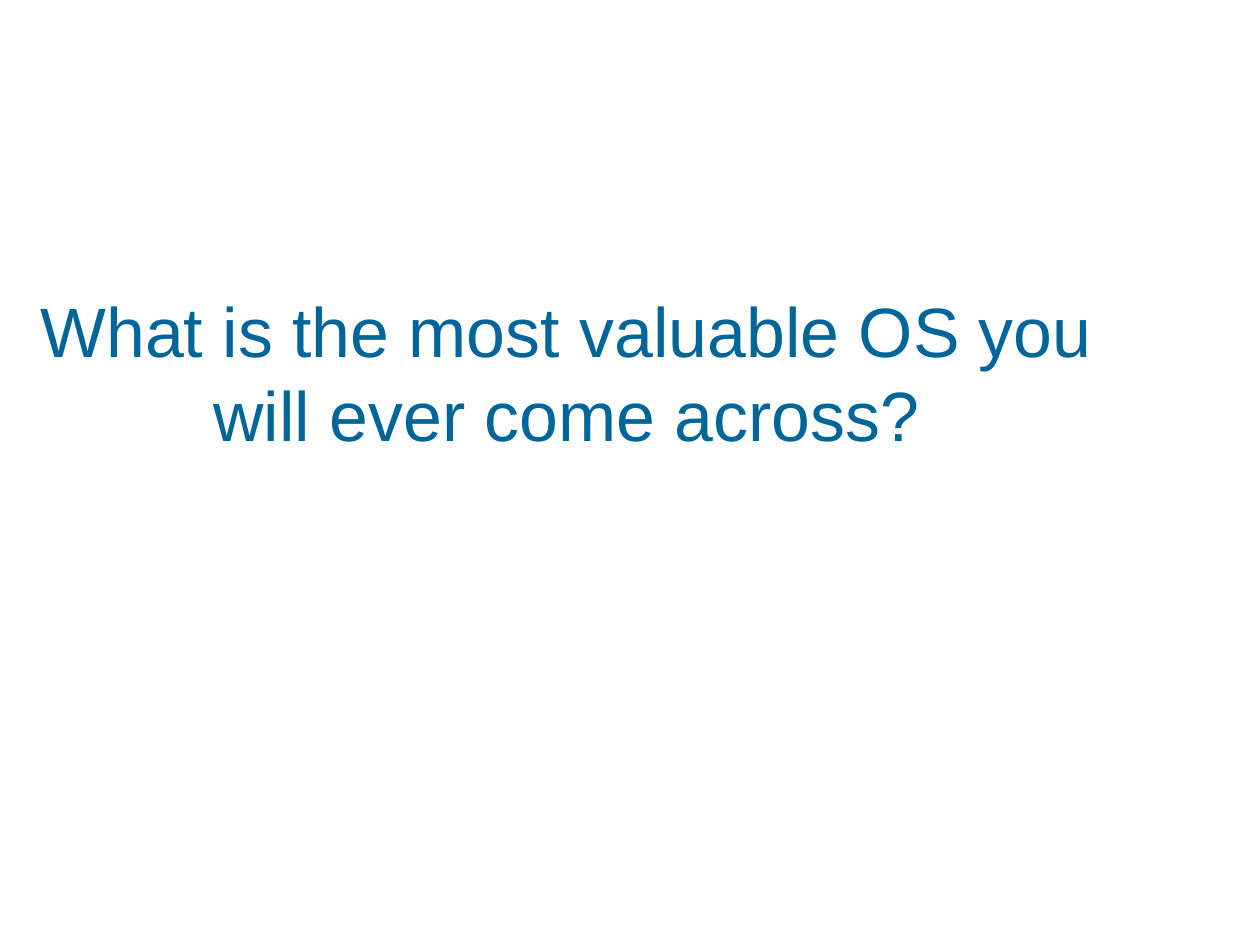
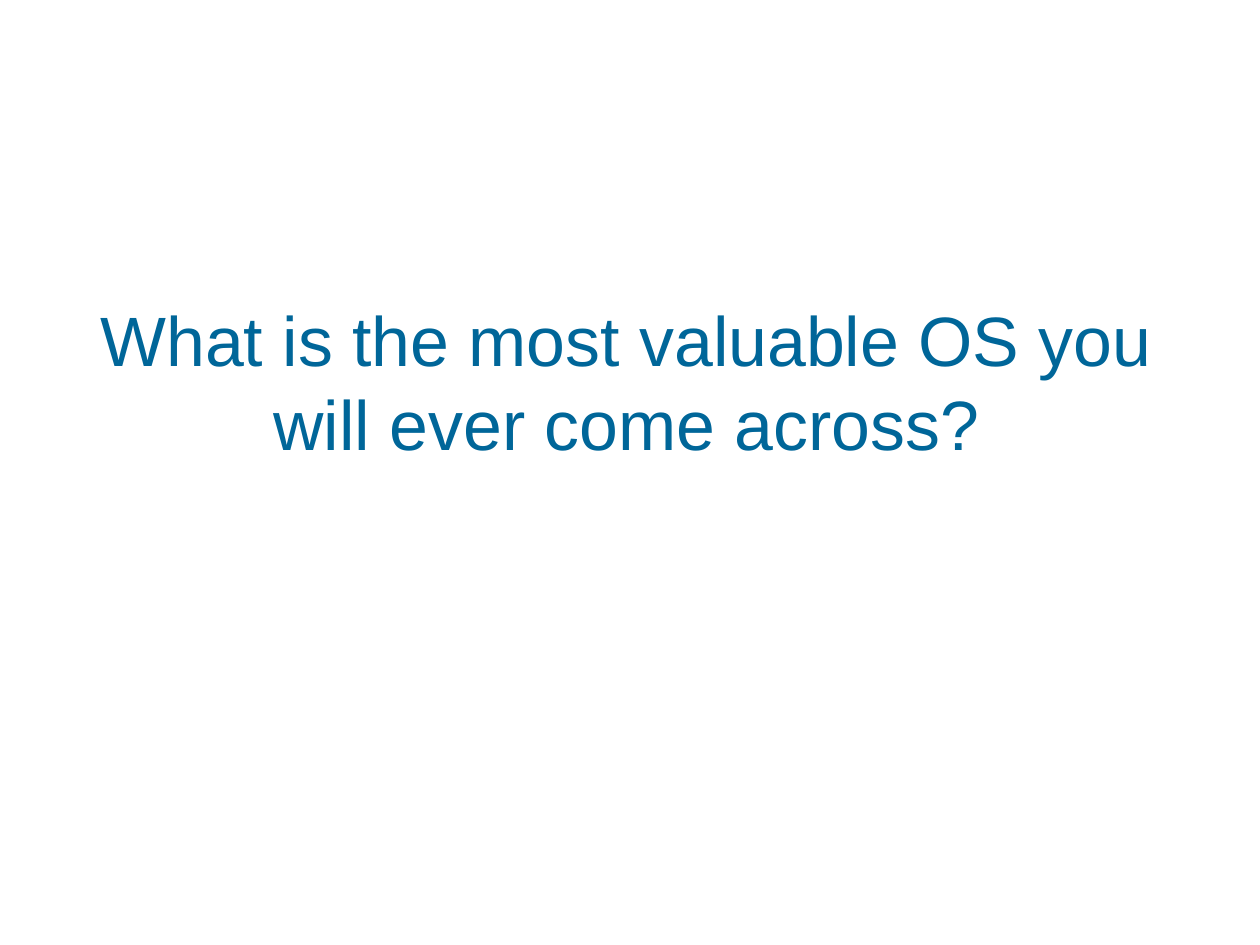
Before and after one commit to CSteigueber/watch-on-health, a slide deck: slide 1 of watch.odp. Drawn at 1260x945 pixels with LibreOffice and Linux fonts; fonts in the diff are those of the drawing; background and template pictures are left out. Boxes give left, top, right and bottom in pixels: in the first picture for what was removed or moved away, otherwise in the second. Text is boxed around its words. In the diff, an @@ line names an element or a change of style, - is before the commit and + after.

```diff
--- a/watch.odp
+++ b/watch.odp
@@ title "What is the most valuable ...": place and size @@
-title "What is the most valuable ..." at <box>40,306,1092,442</box>
+title "What is the most valuable ..." at <box>100,315,1152,451</box>
```
Also in this commit, not shown: 12 other slides changed, 1 slide removed.
